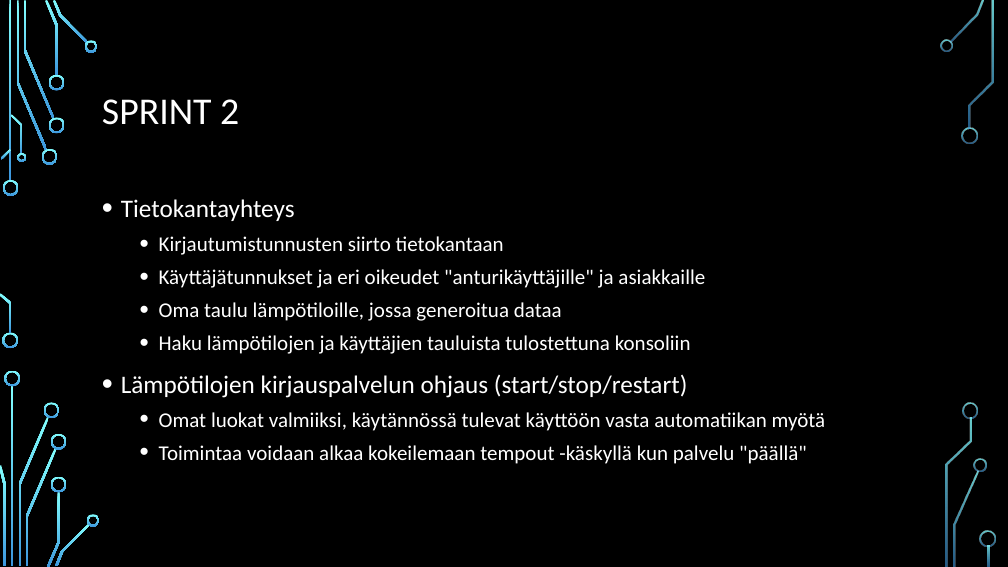
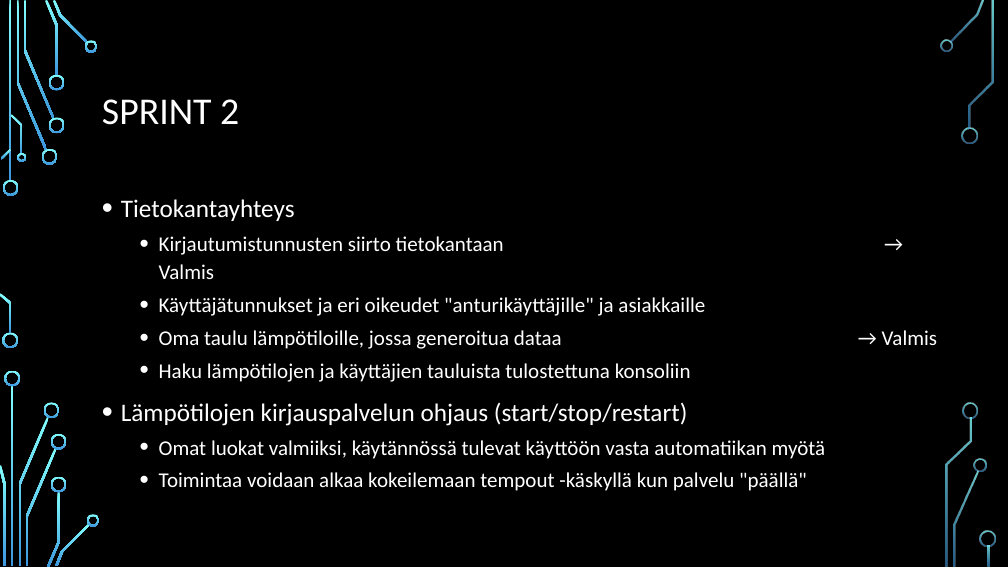
Before and after one commit to tempsens/java, a slide deck: slide 4 of java/Ryhmä 9 - Lämpötilaseuranta v2.pptx. Drawn at 1008x567 pixels with LibreOffice and Linux fonts; fonts in the diff are those of the drawing; background and template pictures are left out. Boxes give left, top, right and bottom in pixels: in the first picture for what was removed or moved away, otherwise in the second. Text is boxed around its words. In the diff, an @@ line names an element or a change of style, - is before the commit and + after.

Commit message:
Päivitetty tilanne
Tilannepäivitys powerpointiin

```diff
--- a/java/Ryhmä 9 - Lämpötilaseuranta v2.pptx
+++ b/java/Ryhmä 9 - Lämpötilaseuranta v2.pptx
@@ text at (x1=159, y1=236, x2=504, y2=279): text changed @@
-  • Kirjautumistunnusten siirto tietokantaan
+  • Kirjautumistunnusten siirto tietokantaan → Valmis
@@ text at (x1=159, y1=330, x2=562, y2=349): text changed @@
-  • Oma taulu lämpötiloille, jossa generoitua dataa
+  • Oma taulu lämpötiloille, jossa generoitua dataa → Valmis
```
